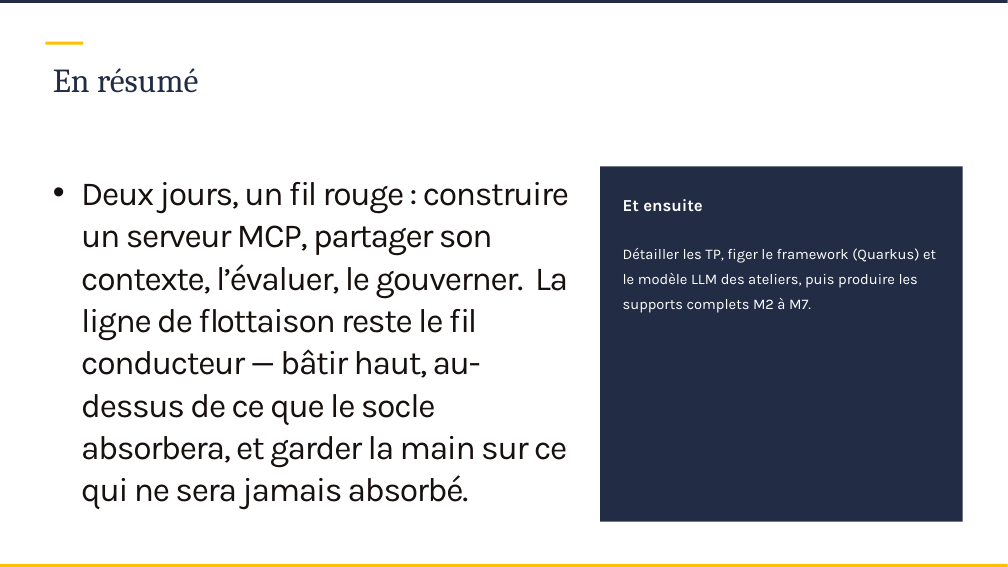
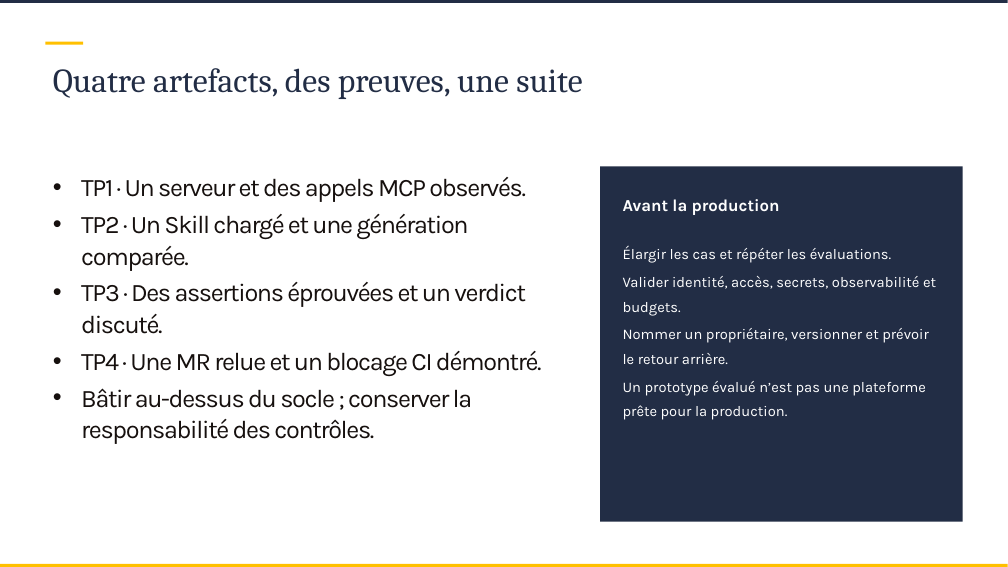
Before and after one commit to SCIAM-FR/formation-ia, a slide deck: slide 52 of slides/Support_formation_SCIAM.pptx. Drawn at 1008x567 pixels with LibreOffice and Linux fonts; fonts in the diff are those of the drawing; background and template pictures are left out. Boxes give left, top, right and bottom in pixels: in the first picture for what was removed or moved away, otherwise in the second. Text is boxed around its words. In the diff, an @@ line names an element or a change of style, - is before the commit and + after.

```diff
--- a/slides/Support_formation_SCIAM.pptx
+++ b/slides/Support_formation_SCIAM.pptx
@@ title at bbox=[53, 68, 582, 99]: text changed @@
-En résumé
+Quatre artefacts, des preuves, une suite
@@ text at bbox=[81, 177, 542, 444]: text changed; size 32 to 24 pt @@
-• Deux jours, un fil rouge : construire un serveur MCP, partager son contexte, l’évaluer, le gouverner. La ligne de flottaison reste le fil conducteur — bâtir haut, au-dessus de ce que le socle absorbera, et garder la main sur ce qui ne sera jamais absorbé.
+• TP1 · Un serveur et des appels MCP observés.
+• TP2 · Un Skill chargé et une génération comparée.
+• TP3 · Des assertions éprouvées et un verdict discuté.
+• TP4 · Une MR relue et un blocage CI démontré.
+• Bâtir au-dessus du socle ; conserver la responsabilité des contrôles.
@@ text at bbox=[623, 199, 780, 215]: text changed @@
-Et ensuite
+Avant la production
@@ text at bbox=[623, 246, 936, 420]: text changed @@
-Détailler les TP, figer le framework (Quarkus) et le modèle LLM des ateliers, puis produire les supports complets M2 à M7.
+Élargir les cas et répéter les évaluations.
+Valider identité, accès, secrets, observabilité et budgets.
+Nommer un propriétaire, versionner et prévoir le retour arrière.
+Un prototype évalué n’est pas une plateforme prête pour la production.
```
Also in this commit, not shown: 8 other slides changed, 11 other files.
